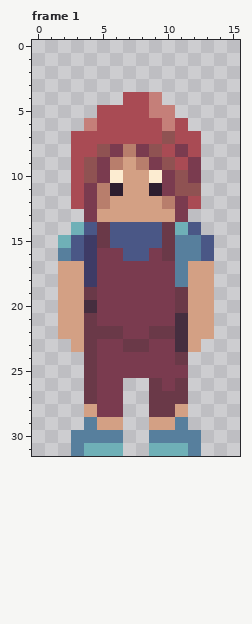
Two versions of one pixel-art file, graphics/art/asesprite files/temp ry.aseprite. That is the earlier state.
16x32 pixels, 1 frame. Shown: frame 1. The commit also changed other frames, which this record leaves out.
After:
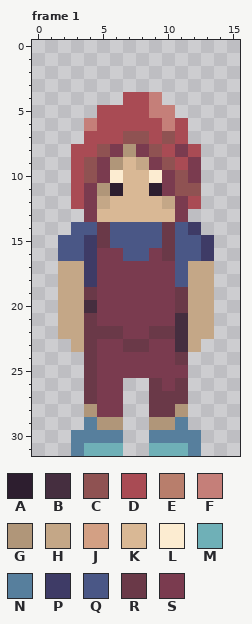
Palette (. is transparent): A #2d1e2f  B #452e3f  C #8f5252  D #a94b54  E #b87e6c  F #c57f79  G #b09679  H #c4a787  J #d3a084  K #d9b895  L #fcecd1  M #6fb0b7  N #577f9d  P #3e3b66  Q #4a5786  R #6a3948  S #7a3b4f
The exact change:
layer "Layer" added
layer "Layer 1" now hidden
Changed rows in their new state; - is an unchanged pixel.
Frame 1:
first column x 2:
 7 -.---CC---.-
 8 -----G------
 9 ----GKH-----
10 -----KK-----
11 ---G-KK-----
12 ---HKKKKH---
13 ---KKKKKK---
14 -Q-------QP-
15 Q--------QQP
16 Q--------QQP
17 HH-------QHH
18 HH-------QHH
19 HH--------HH
20 HH--------HH
21 HH--------HH
22 HH--------HH
23 -H--------H-
first column x 4:
28 G------G
29 -GG--GG-
Pixel boxes of the changes (left, top, right, bottom) in both pictures:
changed: (58, 131, 214, 352)
changed: (84, 404, 188, 430)
